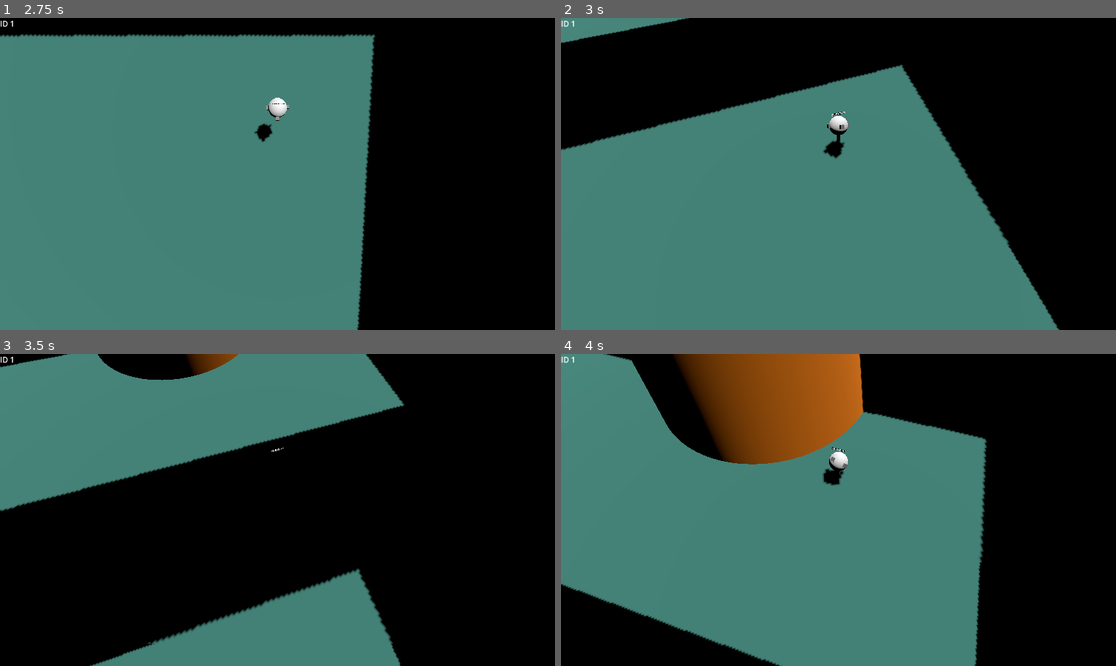
Above: before the commit, frames 1-4 (two rows, left to right).
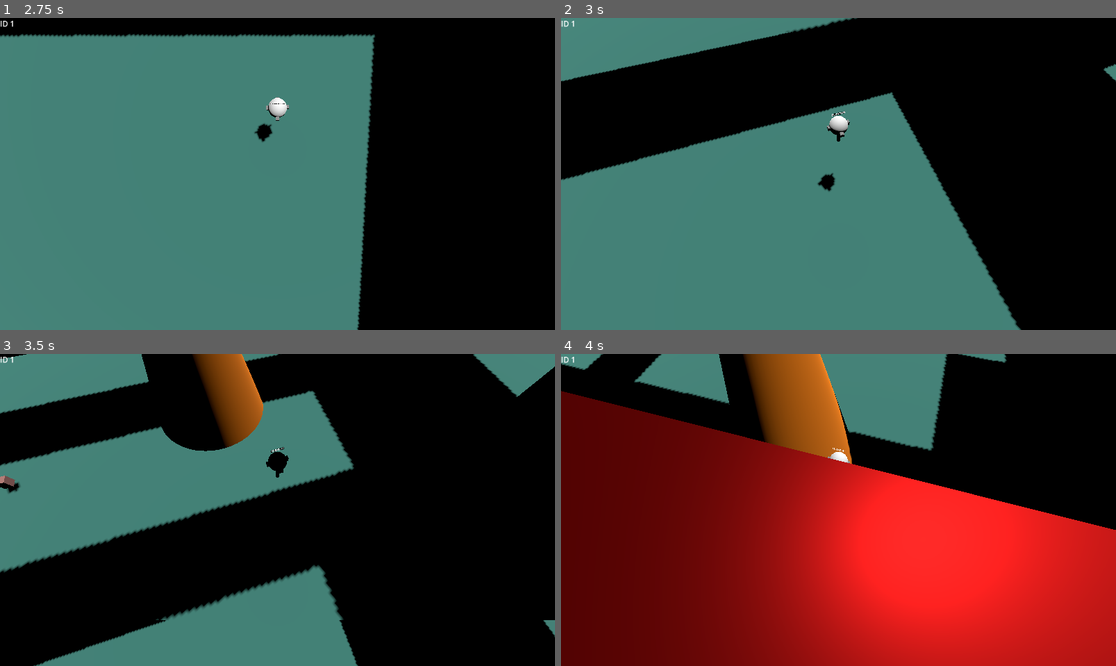
Above: after the commit, the same moments.

Repository: icvara/BestOnnlineGameEver
Game: Godot game, scene res://world/main.tscn
Same seed, same stepped clock (60 frames per second), same inputs: the game is played once before the commit and once after it.
Inputs (mouse positions are in pixels of both pictures, inside the frame that each line leads up to):
- Up to frame 1 (2.75 s): click (277, 117) at 0.52 s; type "Alex" at 0.6 s; click "Host" at 1.25 s; click "Play" at 2 s
- Up to frame 2 (3 s): move the mouse to (866, 174) at 2.77 s; hold W (up) from 2.78 s (still down); tap Space (space) at 2.85 s
- Up to frame 3 (3.5 s): keep holding W (up)
- Up to frame 4 (4 s): keep holding W (up); move the mouse to (810, 510) at 3.52 s; tap Space (space) at 3.6 s

Frame 1 is identical in both runs. In frame 2, 15% of the frame differs, in the area x 0-100%, y 0-100%; in frame 3, 32%; in frame 4, 81%.

Commit message:
player jumpo trying to fix, not fixed yet

Diff:
--- a/Player/player.gd
+++ b/Player/player.gd
@@ -84,7 +84,8 @@
 		get_parent().get_node("Label3D_name").text = playername
 
 func is_on_ground() -> bool:
-	return get_parent().get_node("RayCast3D_ground").is_colliding()
+	var ray = get_parent().get_node("RayCast3D_ground")
+	return ray.get_collision_point().distance_to(global_position) < 1.5
 
 func _physics_process(delta):
 	if is_multiplayer_authority():
@@ -105,7 +106,7 @@
 
 				# Jump
 		if Input.is_action_just_pressed("space") and is_on_ground():
-		#linear_velocity.y == 0:
+		#linear_velocity.y == 0
 			apply_impulse(Vector3.UP * jump_force)
 
 		if input_vector != Vector3.ZERO:
